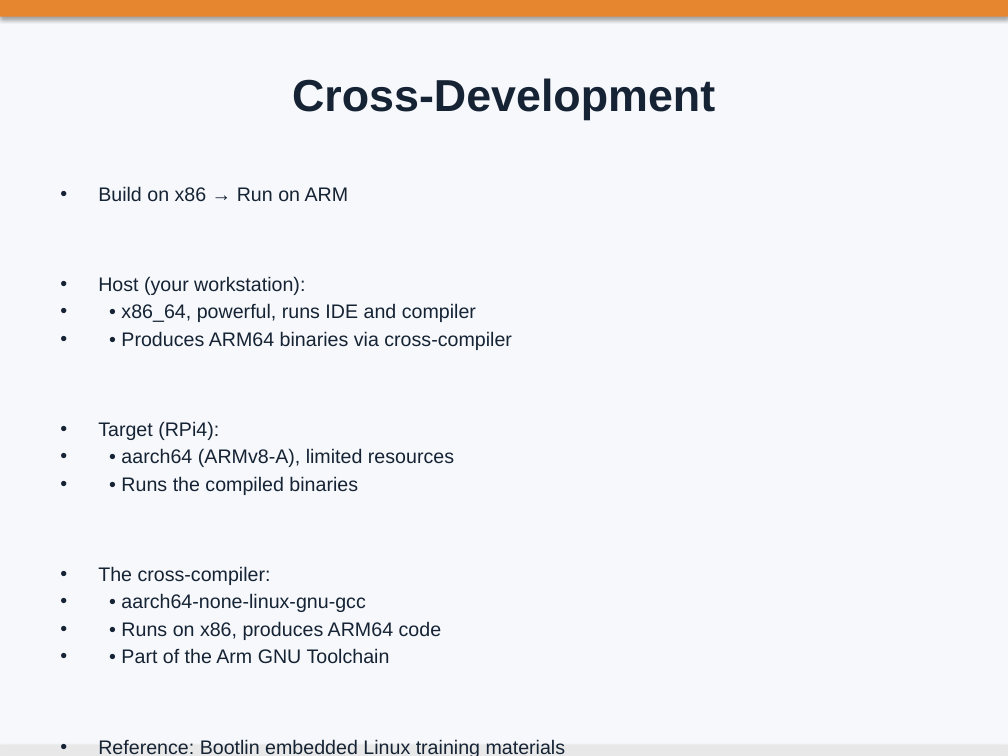
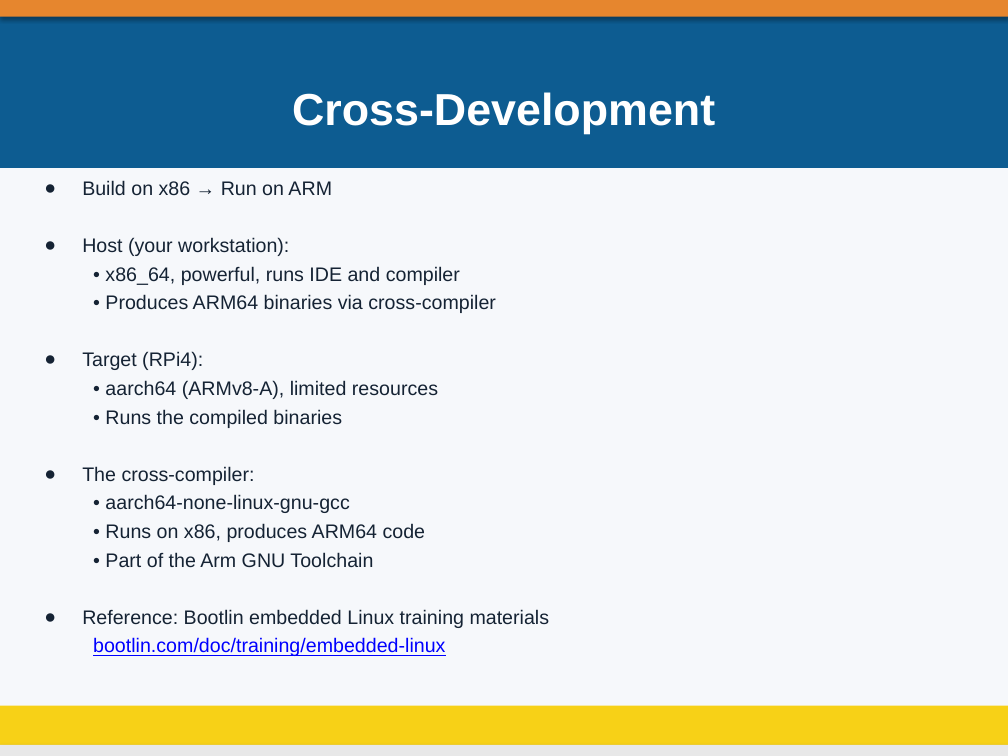
Before and after one commit to aircable/EmbeddedLinuxCourse, a slide deck: slide 11 of slides/01_Course.pptx (slide 10 before the commit). Drawn at 1008x756 pixels with LibreOffice and Linux fonts; fonts in the diff are those of the drawing; background and template pictures are left out. Boxes give left, top, right and bottom in pixels: in the first picture for what was removed or moved away, otherwise in the second. Text is boxed around its words. In the diff, an @@ line names an element or a change of style, - is before the commit and + after.

```diff
--- a/slides/01_Course.pptx
+++ b/slides/01_Course.pptx
@@ rectangle added at (0, 0, 1008, 168), fill #0D5C91 @@
@@ title "Cross-Development": place and size @@
-title "Cross-Development" at (292, 78, 715, 120)
+title "Cross-Development" at (292, 92, 715, 134)
@@ title "Cross-Development" at (292, 92, 715, 134): text colour #152334 to #FFFFFF @@
@@ text "Build on x86 → Run ...": place and size @@
-text "Build on x86 → Run ..." at (98, 186, 566, 756)
+text "Build on x86 → Run ..." at (82, 180, 550, 656)
@@ text "Build on x86 → Run ..." at (82, 180, 550, 656): text colour #152334 to #0000FF, underline on in "bootlin.com/doc/training/embedded-linux"; bullet • to ●; line spacing 1 to 1.05; less space between paragraphs; bullet • to none @@
@@ rectangle added at (0, 706, 1008, 756), fill #F7D117 @@
```
Also in this commit, not shown: 21 other slides changed, 1 slide added, 2 other files.
